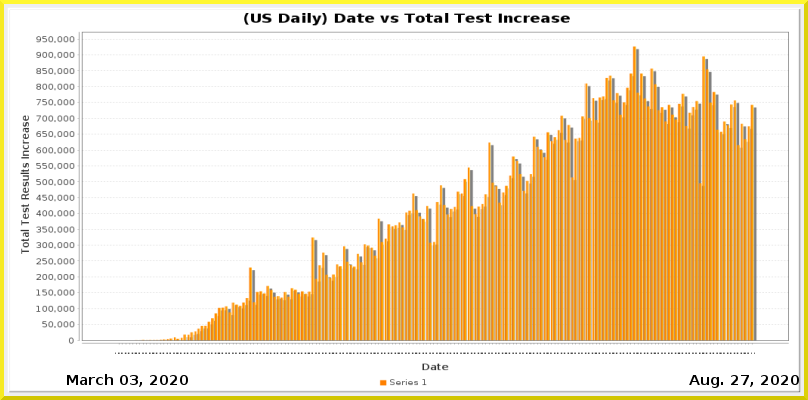
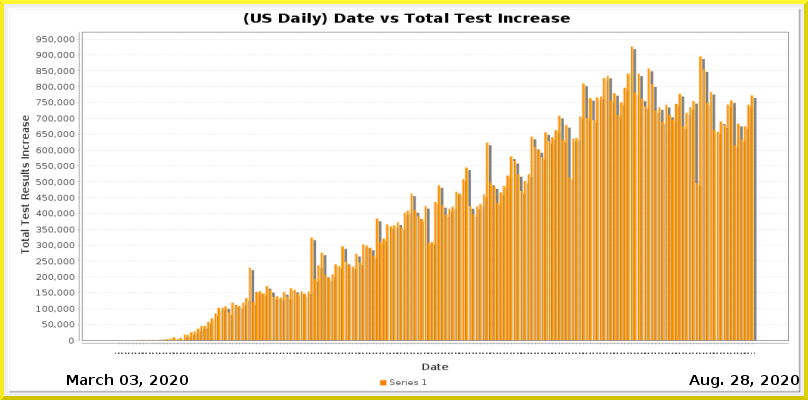
Two versions of the same layered image (808x400). Layer-by-layer changes:
painted on "Current Date" over [741, 375, 749, 385]
painted on "Date_vs_TestIncrease.png" over [128, 46, 757, 354]
